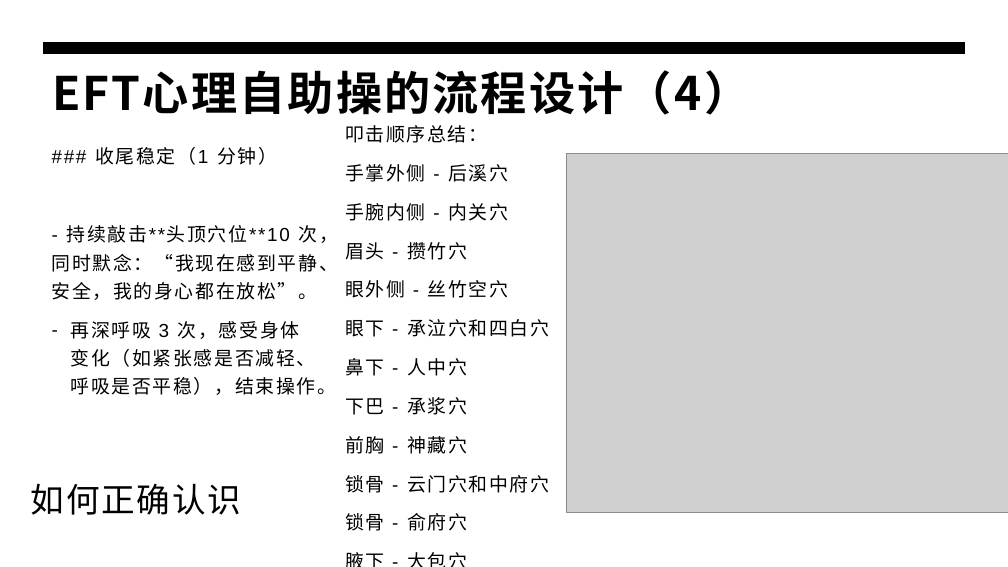
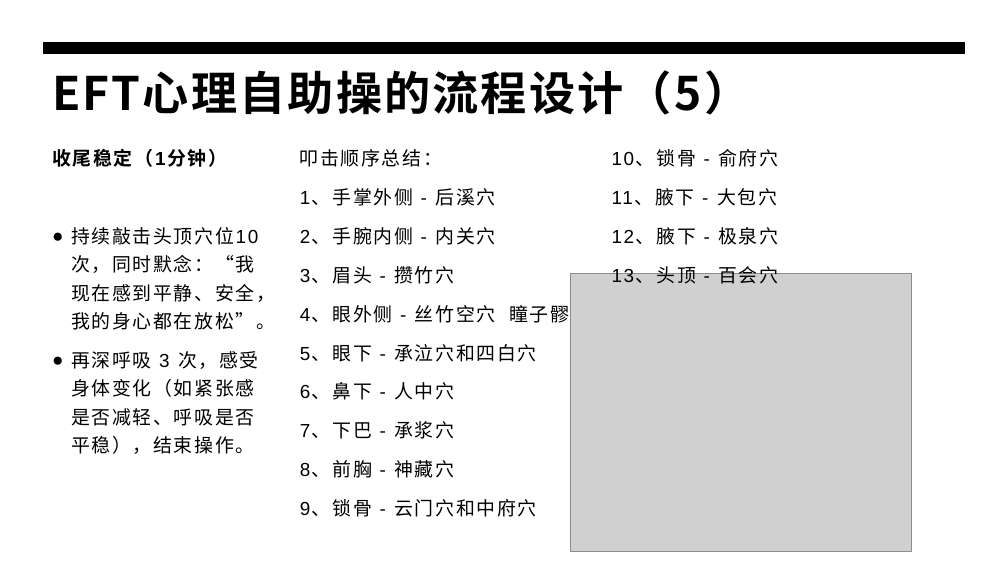
Before and after one commit to panxibei/writing, a slide deck: slide 28 of 44_心理学/28_浥尘伙伴社团原创：音乐治疗/PPT/浥尘伙伴社团原创：情绪释放疗法（EFT）心理训练.pptx. Drawn at 1008x567 pixels with LibreOffice and Linux fonts; fonts in the diff are those of the drawing; grey boxes stand for pictures. Boxes give left, top, right and bottom in pixels: in the first picture for what was removed or moved away, otherwise in the second. Text is boxed around its words. In the diff, an @@ line names an element or a change of style, - is before the commit and + after.

```diff
--- a/44_心理学/28_浥尘伙伴社团原创：音乐治疗/PPT/浥尘伙伴社团原创：情绪释放疗法（EFT）心理训练.pptx
+++ b/44_心理学/28_浥尘伙伴社团原创：音乐治疗/PPT/浥尘伙伴社团原创：情绪释放疗法（EFT）心理训练.pptx
@@ title at [52, 70, 750, 115]: text changed @@
-EFT心理自助操的流程设计（4）
+EFT心理自助操的流程设计（5）
@@ text at [52, 149, 275, 330]: text changed @@
-### 收尾稳定（1 分钟）
-- 持续敲击**头顶穴位**10 次，同时默念：“我现在感到平静、安全，我的身心都在放松”。
+收尾稳定（1分钟）
+● 持续敲击头顶穴位10 次，同时默念：“我现在感到平静、安全，我的身心都在放松”。
@@ text "叩击顺序总结：": place and size @@
-text "叩击顺序总结：" at [345, 125, 549, 531]
+text "叩击顺序总结：" at [300, 149, 569, 517]
@@ text added at [612, 149, 778, 284], 18 pt, text #000000 @@
+10、锁骨 - 俞府穴
+11、腋下 - 大包穴
+12、腋下 - 极泉穴
+13、头顶 - 百会穴
@@ text at [300, 188, 569, 517]: text changed @@
-手掌外侧 - 后溪穴
-手腕内侧 - 内关穴
-眉头 - 攒竹穴
-眼外侧 - 丝竹空穴 瞳子髎
-眼下 - 承泣穴和四白穴
-鼻下 - 人中穴
-下巴 - 承浆穴
-前胸 - 神藏穴
-锁骨 - 云门穴和中府穴
-锁骨 - 俞府穴
-腋下 - 大包穴
-腋下 - 极泉穴
-头顶 百会穴
+1、手掌外侧 - 后溪穴
+2、手腕内侧 - 内关穴
+3、眉头 - 攒竹穴
+4、眼外侧 - 丝竹空穴 瞳子髎
+5、眼下 - 承泣穴和四白穴
+6、鼻下 - 人中穴
+7、下巴 - 承浆穴
+8、前胸 - 神藏穴
+9、锁骨 - 云门穴和中府穴
@@ picture: place and size @@
-picture at [566, 154, 1008, 513]
+picture at [570, 274, 912, 551]
@@ text at [71, 351, 259, 454]: bullet - to ● @@
@@ text removed at [31, 483, 241, 515] @@
-如何正确认识
```
Also in this commit, not shown: 7 other slides changed, 2 slides added, 1 slide removed.
